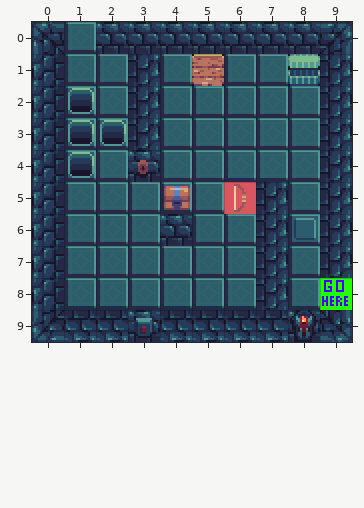
Two states of a Tiled map, Assets/Tilemaps/Level/Level_03.tmx. The first picture shows the starting point.
Cells are 16x16 px. Shown: x 0..9, y 0..9.
The result:
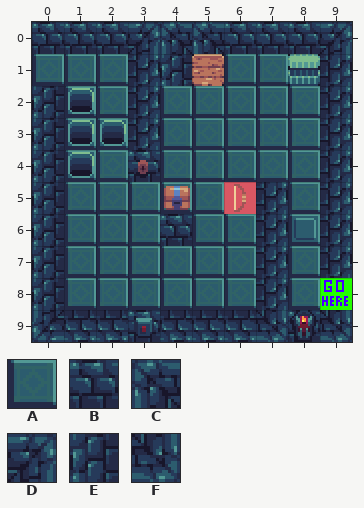
Key: from "tmp-tilemap": A 1, B 3, C 28, D 30, E 32, F 38.
_ is an empty cell, # one hidden under a higher layer.
Tiles replaced or removed in this view: A, B, C, E.
The exact change:
Changed rows in their new state; . is an unchanged cell.
Layer "wall":
first column x 0:
 0 BB.##
 1 _...E
Layer "ground":
first column x 0:
 0 ._.DCC
 1 A..._.
first column x 7:
 9 F
Boxes around the changes in both pictures, in picture pixels (x1, y1, x2, y2):
changed: (32, 22, 96, 86)
changed: (128, 22, 224, 86)
added: (256, 310, 288, 342)
